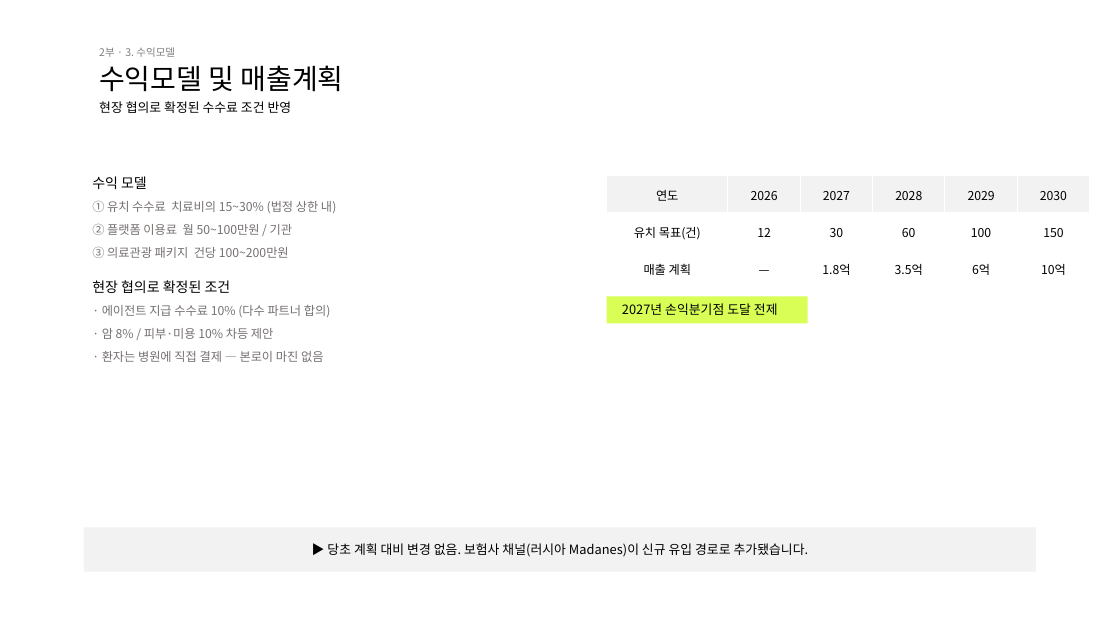
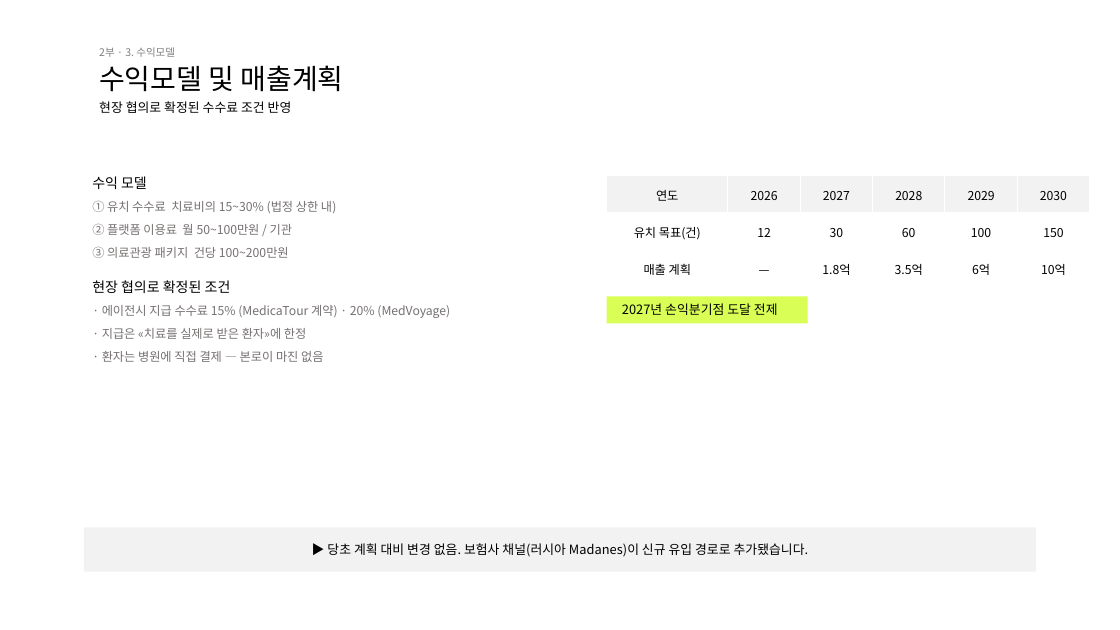
Before and after one commit to bonroi2296-tech/HEALO_KHIDI, a slide deck: slide 17 of docs/presentations/KHIDI_중간보고_20260827.pptx. Drawn at 1120x630 pixels with LibreOffice and Linux fonts; fonts in the diff are those of the drawing. Boxes give left, top, right and bottom in pixels: in the first picture for what was removed or moved away, otherwise in the second. Text is boxed around its words. In the diff, an @@ line names an element or a change of style, - is before the commit and + after.

```diff
--- a/docs/presentations/KHIDI_중간보고_20260827.pptx
+++ b/docs/presentations/KHIDI_중간보고_20260827.pptx
@@ text at box(102, 305, 450, 339): text changed @@
-· 에이전트 지급 수수료 10% (다수 파트너 합의)
-· 암 8% / 피부·미용 10% 차등 제안
+· 에이전시 지급 수수료 15% (MedicaTour 계약) · 20% (MedVoyage)
+· 지급은 «치료를 실제로 받은 환자»에 한정
```
Also in this commit, not shown: 3 other slides changed, 13 other files.
